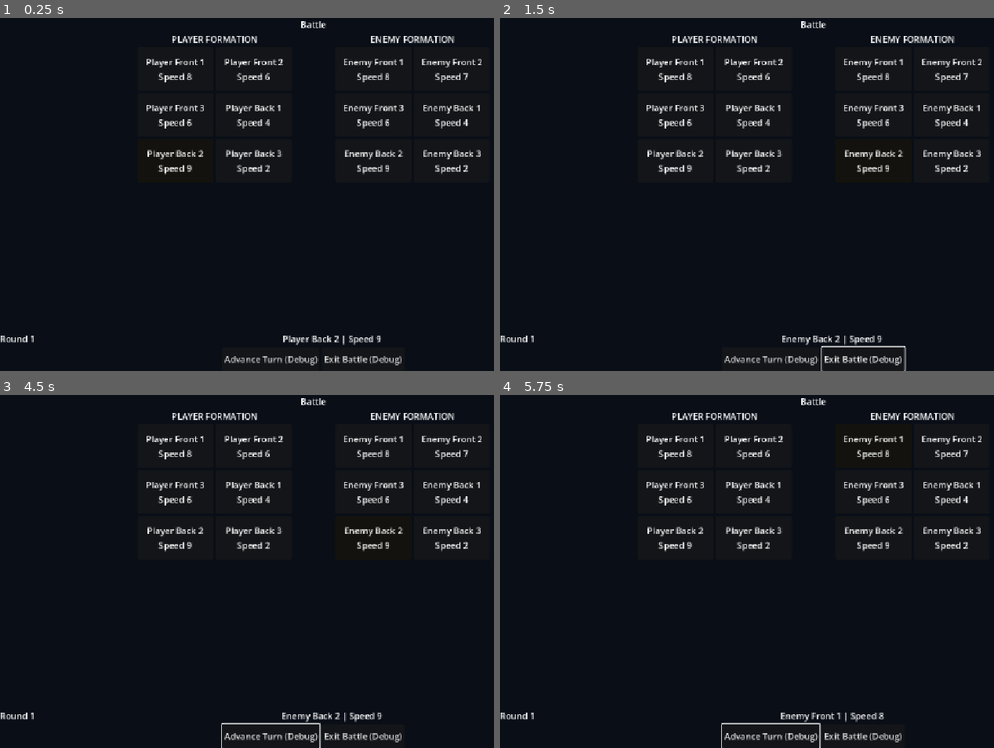
Above: before the commit, frames 1-4 (two rows, left to right).
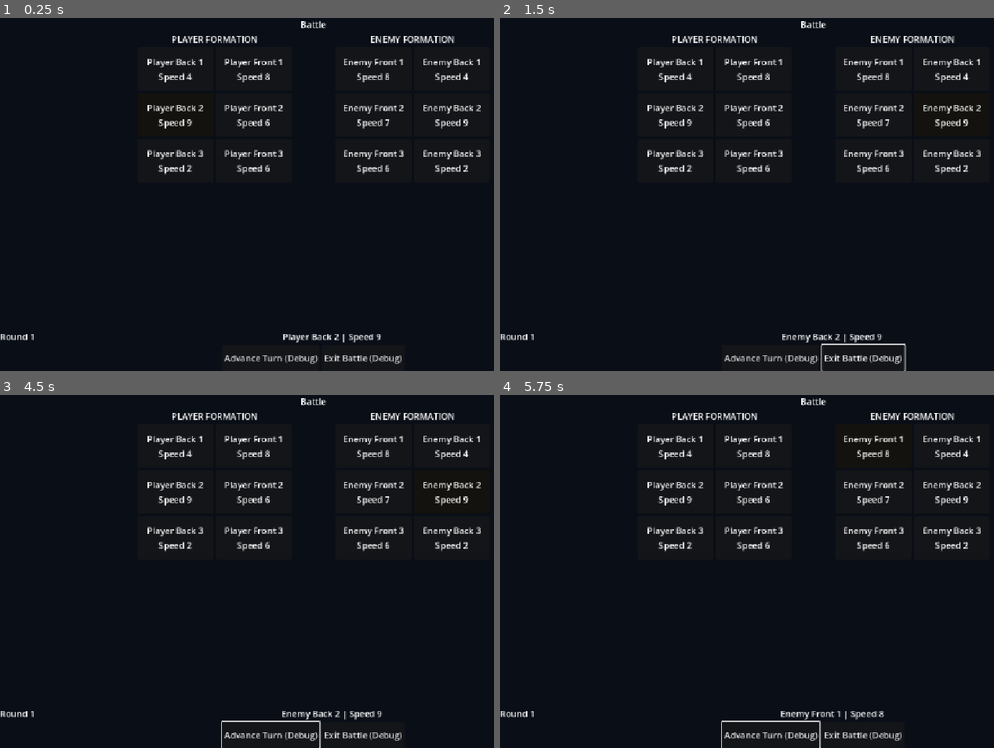
Above: after the commit, the same moments.

Repository: Poostaq/two-dimensional-experiment
Game: Godot game, scene res://Scenes/battle_arena.tscn
The game is run twice, just before and just after one commit, with the same random seed, the same clock (stepped at 60 frames per second) and the same inputs. This scene is started directly instead of the project's main scene.
Inputs (mouse positions are in pixels of both pictures, inside the frame that each line leads up to):
- Up to frame 1 (0.25 s): no input
- Up to frame 2 (1.5 s): click "Advance Turn (Debug)" at 0.5 s; tap Enter at 1.25, 1.35 s; move the mouse to (949, 176) at 1.27 s; hold Right from 1.28 s (still down); click (949, 176) at 1.42 s
- Up to frame 3 (4.5 s): tap Space at 1.52 s; move the mouse to (187, 589) at 2.02 s; release Right at 2.03 s; hold Down 2.03-2.78 s; tap Backspace at 2.1 s; click (187, 589) at 2.17 s; move the mouse to (375, 493) at 2.77 s; hold Right 2.78-3.53 s; tap Shift at 2.85 s; click (375, 493) at 2.92 s; move the mouse to (281, 642) at 3.52 s; hold Up 3.53-4.28 s; tap Ctrl at 3.6 s; click (281, 642) at 3.67 s; move the mouse to (outside the picture) at 4.27 s; hold Left from 4.28 s (still down); tap Alt at 4.35 s; click (outside the picture) at 4.42 s
- Up to frame 4 (5.75 s): keep holding Left; tap Space at 5, 5.27 s; move the mouse to (623, 518) at 5.02 s; tap Alt at 5.1 s; click (623, 518) at 5.17 s

The runs differ from the first frame. In frame 1, 1.8% of the frame differs, in the area x 0-98%, y 11-99%; in frame 2, 2.0%; in frame 3, 2.0%; in frame 4, 2.0%.

Commit message:
fix: align AC2.2 semantic formations

Diff:
--- a/Scenes/battle_arena.tscn
+++ b/Scenes/battle_arena.tscn
@@ -48,6 +48,27 @@
 layout_mode = 2
 columns = 2
 
+[node name="Slot3" type="PanelContainer" parent="Margin/VBox/Formations/PlayerSide/PlayerFormation" unique_id=1803951279]
+custom_minimum_size = Vector2(140, 80)
+layout_mode = 2
+tooltip_text = "Player Slot 4"
+
+[node name="UnitInfo" type="VBoxContainer" parent="Margin/VBox/Formations/PlayerSide/PlayerFormation/Slot3" unique_id=701319009]
+layout_mode = 2
+mouse_filter = 2
+alignment = 1
+
+[node name="UnitNameLabel" type="Label" parent="Margin/VBox/Formations/PlayerSide/PlayerFormation/Slot3/UnitInfo" unique_id=1766508917]
+layout_mode = 2
+text = "Unoccupied"
+horizontal_alignment = 1
+autowrap_mode = 2
+
+[node name="SpeedLabel" type="Label" parent="Margin/VBox/Formations/PlayerSide/PlayerFormation/Slot3/UnitInfo" unique_id=1357581283]
+layout_mode = 2
+text = "Speed —"
+horizontal_alignment = 1
+
 [node name="Slot0" type="PanelContainer" parent="Margin/VBox/Formations/PlayerSide/PlayerFormation" unique_id=1036836558]
 custom_minimum_size = Vector2(140, 80)
 layout_mode = 2
@@ -69,6 +90,27 @@
 text = "Speed —"
 horizontal_alignment = 1
 
+[node name="Slot4" type="PanelContainer" parent="Margin/VBox/Formations/PlayerSide/PlayerFormation" unique_id=1322027728]
+custom_minimum_size = Vector2(140, 80)
+layout_mode = 2
+tooltip_text = "Player Slot 5"
+
+[node name="UnitInfo" type="VBoxContainer" parent="Margin/VBox/Formations/PlayerSide/PlayerFormation/Slot4" unique_id=2142926801]
+layout_mode = 2
+mouse_filter = 2
+alignment = 1
+
+[node name="UnitNameLabel" type="Label" parent="Margin/VBox/Formations/PlayerSide/PlayerFormation/Slot4/UnitInfo" unique_id=1856227809]
+layout_mode = 2
+text = "Unoccupied"
+horizontal_alignment = 1
+autowrap_mode = 2
+
+[node name="SpeedLabel" type="Label" parent="Margin/VBox/Formations/PlayerSide/PlayerFormation/Slot4/UnitInfo" unique_id=307800924]
+layout_mode = 2
+text = "Speed —"
+horizontal_alignment = 1
+
 [node name="Slot1" type="PanelContainer" parent="Margin/VBox/Formations/PlayerSide/PlayerFormation" unique_id=1949479684]
 custom_minimum_size = Vector2(140, 80)
 layout_mode = 2
@@ -90,6 +132,27 @@
 text = "Speed —"
 horizontal_alignment = 1
 
+[node name="Slot5" type="PanelContainer" parent="Margin/VBox/Formations/PlayerSide/PlayerFormation" unique_id=1715924655]
+custom_minimum_size = Vector2(140, 80)
+layout_mode = 2
+tooltip_text = "Player Slot 6"
+
+[node name="UnitInfo" type="VBoxContainer" parent="Margin/VBox/Formations/PlayerSide/PlayerFormation/Slot5" unique_id=1466590877]
+layout_mode = 2
+mouse_filter = 2
+alignment = 1
+
+[node name="UnitNameLabel" type="Label" parent="Margin/VBox/Formations/PlayerSide/PlayerFormation/Slot5/UnitInfo" unique_id=1986994091]
+layout_mode = 2
+text = "Unoccupied"
+horizontal_alignment = 1
+autowrap_mode = 2
+
+[node name="SpeedLabel" type="Label" parent="Margin/VBox/Formations/PlayerSide/PlayerFormation/Slot5/UnitInfo" unique_id=1827802909]
+layout_mode = 2
+text = "Speed —"
+horizontal_alignment = 1
+
 [node name="Slot2" type="PanelContainer" parent="Margin/VBox/Formations/PlayerSide/PlayerFormation" unique_id=1507983800]
 custom_minimum_size = Vector2(140, 80)
 layout_mode = 2
@@ -107,69 +170,6 @@
 autowrap_mode = 2
 
 [node name="SpeedLabel" type="Label" parent="Margin/VBox/Formations/PlayerSide/PlayerFormation/Slot2/UnitInfo" unique_id=162289544]
-layout_mode = 2
-text = "Speed —"
-horizontal_alignment = 1
-
-[node name="Slot3" type="PanelContainer" parent="Margin/VBox/Formations/PlayerSide/PlayerFormation" unique_id=1803951279]
-custom_minimum_size = Vector2(140, 80)
-layout_mode = 2
-tooltip_text = "Player Slot 4"
-
-[node name="UnitInfo" type="VBoxContainer" parent="Margin/VBox/Formations/PlayerSide/PlayerFormation/Slot3" unique_id=701319009]
-layout_mode = 2
-mouse_filter = 2
-alignment = 1
-
-[node name="UnitNameLabel" type="Label" parent="Margin/VBox/Formations/PlayerSide/PlayerFormation/Slot3/UnitInfo" unique_id=1766508917]
-layout_mode = 2
-text = "Unoccupied"
-horizontal_alignment = 1
-autowrap_mode = 2
-
-[node name="SpeedLabel" type="Label" parent="Margin/VBox/Formations/PlayerSide/PlayerFormation/Slot3/UnitInfo" unique_id=1357581283]
-layout_mode = 2
-text = "Speed —"
-horizontal_alignment = 1
-
-[node name="Slot4" type="PanelContainer" parent="Margin/VBox/Formations/PlayerSide/PlayerFormation" unique_id=1322027728]
-custom_minimum_size = Vector2(140, 80)
-layout_mode = 2
-tooltip_text = "Player Slot 5"
-
-[node name="UnitInfo" type="VBoxContainer" parent="Margin/VBox/Formations/PlayerSide/PlayerFormation/Slot4" unique_id=2142926801]
-layout_mode = 2
-mouse_filter = 2
-alignment = 1
-
-[node name="UnitNameLabel" type="Label" parent="Margin/VBox/Formations/PlayerSide/PlayerFormation/Slot4/UnitInfo" unique_id=1856227809]
-layout_mode = 2
-text = "Unoccupied"
-horizontal_alignment = 1
-autowrap_mode = 2
-
-[node name="SpeedLabel" type="Label" parent="Margin/VBox/Formations/PlayerSide/PlayerFormation/Slot4/UnitInfo" unique_id=307800924]
-layout_mode = 2
-text = "Speed —"
-horizontal_alignment = 1
-
-[node name="Slot5" type="PanelContainer" parent="Margin/VBox/Formations/PlayerSide/PlayerFormation" unique_id=1715924655]
-custom_minimum_size = Vector2(140, 80)
-layout_mode = 2
-tooltip_text = "Player Slot 6"
-
-[node name="UnitInfo" type="VBoxContainer" parent="Margin/VBox/Formations/PlayerSide/PlayerFormation/Slot5" unique_id=1466590877]
-layout_mode = 2
-mouse_filter = 2
-alignment = 1
-
-[node name="UnitNameLabel" type="Label" parent="Margin/VBox/Formations/PlayerSide/PlayerFormation/Slot5/UnitInfo" unique_id=1986994091]
-layout_mode = 2
-text = "Unoccupied"
-horizontal_alignment = 1
-autowrap_mode = 2
-
-[node name="SpeedLabel" type="Label" parent="Margin/VBox/Formations/PlayerSide/PlayerFormation/Slot5/UnitInfo" unique_id=1827802909]
 layout_mode = 2
 text = "Speed —"
 horizontal_alignment = 1
@@ -212,6 +212,27 @@
 text = "Speed —"
 horizontal_alignment = 1
 
+[node name="Slot3" type="PanelContainer" parent="Margin/VBox/Formations/EnemySide/EnemyFormation" unique_id=1444131745]
+custom_minimum_size = Vector2(140, 80)
+layout_mode = 2
+tooltip_text = "Enemy Slot 4"
+
+[node name="UnitInfo" type="VBoxContainer" parent="Margin/VBox/Formations/EnemySide/EnemyFormation/Slot3" unique_id=380301555]
+layout_mode = 2
+mouse_filter = 2
+alignment = 1
+
+[node name="UnitNameLabel" type="Label" parent="Margin/VBox/Formations/EnemySide/EnemyFormation/Slot3/UnitInfo" unique_id=431740243]
+layout_mode = 2
+text = "Unoccupied"
+horizontal_alignment = 1
+autowrap_mode = 2
+
+[node name="SpeedLabel" type="Label" parent="Margin/VBox/Formations/EnemySide/EnemyFormation/Slot3/UnitInfo" unique_id=953065540]
+layout_mode = 2
+text = "Speed —"
+horizontal_alignment = 1
+
 [node name="Slot1" type="PanelContainer" parent="Margin/VBox/Formations/EnemySide/EnemyFormation" unique_id=1388062701]
 custom_minimum_size = Vector2(140, 80)
 layout_mode = 2
@@ -233,6 +254,27 @@
 text = "Speed —"
 horizontal_alignment = 1
 
+[node name="Slot4" type="PanelContainer" parent="Margin/VBox/Formations/EnemySide/EnemyFormation" unique_id=1898023519]
+custom_minimum_size = Vector2(140, 80)
+layout_mode = 2
+tooltip_text = "Enemy Slot 5"
+
+[node name="UnitInfo" type="VBoxContainer" parent="Margin/VBox/Formations/EnemySide/EnemyFormation/Slot4" unique_id=294158884]
+layout_mode = 2
+mouse_filter = 2
+alignment = 1
+
+[node name="UnitNameLabel" type="Label" parent="Margin/VBox/Formations/EnemySide/EnemyFormation/Slot4/UnitInfo" unique_id=1907956622]
+layout_mode = 2
+text = "Unoccupied"
+horizontal_alignment = 1
+autowrap_mode = 2
+
+[node name="SpeedLabel" type="Label" parent="Margin/VBox/Formations/EnemySide/EnemyFormation/Slot4/UnitInfo" unique_id=383984490]
+layout_mode = 2
+text = "Speed —"
+horizontal_alignment = 1
+
 [node name="Slot2" type="PanelContainer" parent="Margin/VBox/Formations/EnemySide/EnemyFormation" unique_id=1830338772]
 custom_minimum_size = Vector2(140, 80)
 layout_mode = 2
@@ -250,48 +292,6 @@
 autowrap_mode = 2
 
 [node name="SpeedLabel" type="Label" parent="Margin/VBox/Formations/EnemySide/EnemyFormation/Slot2/UnitInfo" unique_id=608055118]
-layout_mode = 2
-text = "Speed —"
-horizontal_alignment = 1
-
-[node name="Slot3" type="PanelContainer" parent="Margin/VBox/Formations/EnemySide/EnemyFormation" unique_id=1444131745]
-custom_minimum_size = Vector2(140, 80)
-layout_mode = 2
-tooltip_text = "Enemy Slot 4"
-
-[node name="UnitInfo" type="VBoxContainer" parent="Margin/VBox/Formations/EnemySide/EnemyFormation/Slot3" unique_id=380301555]
-layout_mode = 2
-mouse_filter = 2
-alignment = 1
-
-[node name="UnitNameLabel" type="Label" parent="Margin/VBox/Formations/EnemySide/EnemyFormation/Slot3/UnitInfo" unique_id=431740243]
-layout_mode = 2
-text = "Unoccupied"
-horizontal_alignment = 1
-autowrap_mode = 2
-
-[node name="SpeedLabel" type="Label" parent="Margin/VBox/Formations/EnemySide/EnemyFormation/Slot3/UnitInfo" unique_id=953065540]
-layout_mode = 2
-text = "Speed —"
-horizontal_alignment = 1
-
-[node name="Slot4" type="PanelContainer" parent="Margin/VBox/Formations/EnemySide/EnemyFormation" unique_id=1898023519]
-custom_minimum_size = Vector2(140, 80)
-layout_mode = 2
-tooltip_text = "Enemy Slot 5"
-
-[node name="UnitInfo" type="VBoxContainer" parent="Margin/VBox/Formations/EnemySide/EnemyFormation/Slot4" unique_id=294158884]
-layout_mode = 2
-mouse_filter = 2
-alignment = 1
-
-[node name="UnitNameLabel" type="Label" parent="Margin/VBox/Formations/EnemySide/EnemyFormation/Slot4/UnitInfo" unique_id=1907956622]
-layout_mode = 2
-text = "Unoccupied"
-horizontal_alignment = 1
-autowrap_mode = 2
-
-[node name="SpeedLabel" type="Label" parent="Margin/VBox/Formations/EnemySide/EnemyFormation/Slot4/UnitInfo" unique_id=383984490]
 layout_mode = 2
 text = "Speed —"
 horizontal_alignment = 1
@@ -339,11 +339,12 @@
 
 [node name="AdvanceTurnDebugButton" type="Button" parent="Margin/VBox/DebugControls" unique_id=402375055]
 unique_name_in_owner = true
+custom_minimum_size = Vector2(0, 48)
 layout_mode = 2
 text = "Advance Turn (Debug)"
 
 [node name="ExitBattleDebugButton" type="Button" parent="Margin/VBox/DebugControls" unique_id=2055668868]
 unique_name_in_owner = true
-custom_minimum_size = Vector2(0, 44)
+custom_minimum_size = Vector2(0, 48)
 layout_mode = 2
 text = "Exit Battle (Debug)"
--- a/Scripts/Battle/battle_arena.gd
+++ b/Scripts/Battle/battle_arena.gd
@@ -110,11 +110,11 @@
 
 
 func _assign_slot_metadata(formation: GridContainer, side: String) -> void:
-	var slots := _get_control_children(formation)
-	for index: int in slots.size():
-		slots[index].set_meta("side", side)
-		slots[index].set_meta("slot_index", index)
-		slots[index].set_meta("is_current_unit", false)
+	for slot: Control in _get_control_children(formation):
+		var slot_index := int(String(slot.name).trim_prefix("Slot"))
+		slot.set_meta("side", side)
+		slot.set_meta("slot_index", slot_index)
+		slot.set_meta("is_current_unit", false)
 
 
 func _refresh_context() -> void:
@@ -164,7 +164,10 @@
 	if not is_instance_valid(unit) or unit.slot_index < 0 or unit.slot_index >= SIDE_SLOT_COUNT:
 		return null
 	var slots: Array[Control] = get_player_slots() if unit.side == BattleUnitState.Side.PLAYER else get_enemy_slots()
-	return slots[unit.slot_index]
+	for slot: Control in slots:
+		if int(slot.get_meta("slot_index", -1)) == unit.slot_index:
+			return slot
+	return null
 
 
 func _on_advance_debug_pressed() -> void:
--- a/Tests/Battle/test_ac2_2_speed_order.gd
+++ b/Tests/Battle/test_ac2_2_speed_order.gd
@@ -15,8 +15,8 @@
 
 func _run() -> void:
 	_test_higher_speed_first()
-	_test_player_tie_order()
-	_test_enemy_tie_order()
+	await _test_player_tie_order()
+	await _test_enemy_tie_order()
 	_test_player_precedes_enemy_on_tie()
 	_test_mixed_fixture_order()
 	_test_rebuild_is_stable()
@@ -65,14 +65,31 @@
 	var units: Array[BattleUnitState] = []
 	for slot_index: int in range(5, -1, -1):
 		units.append(_unit(StringName("p%d" % slot_index), BattleUnitState.Side.PLAYER, slot_index, 5))
-	_assert(_ids(_build(units)) == [&"p0", &"p1", &"p2", &"p3", &"p4", &"p5"], "player tie order", "player slots must order 0 through 5")
+	var arena: Control = await _instantiate_arena()
+	var visual_order: Array[StringName] = _node_names(arena.call("get_player_slots") as Array[Control]) if arena != null else []
+	var correct: bool = _ids(_build(units)) == [&"p0", &"p1", &"p2", &"p3", &"p4", &"p5"] and visual_order == [&"Slot3", &"Slot0", &"Slot4", &"Slot1", &"Slot5", &"Slot2"]
+	_assert(correct, "player tie order", "queue must order 0..5 while visual rows are [3,0], [4,1], [5,2]")
+	if arena != null:
+		arena.queue_free()
 
 
 func _test_enemy_tie_order() -> void:
 	var units: Array[BattleUnitState] = []
 	for slot_index: int in range(5, -1, -1):
 		units.append(_unit(StringName("e%d" % slot_index), BattleUnitState.Side.ENEMY, slot_index, 5))
-	_assert(_ids(_build(units)) == [&"e0", &"e1", &"e2", &"e3", &"e4", &"e5"], "enemy tie order", "enemy slots must order 0 through 5")
+	var arena: Control = await _instantiate_arena()
+	var visual_order: Array[StringName] = _node_names(arena.call("get_enemy_slots") as Array[Control]) if arena != null else []
+	var correct: bool = _ids(_build(units)) == [&"e0", &"e1", &"e2", &"e3", &"e4", &"e5"] and visual_order == [&"Slot0", &"Slot3", &"Slot1", &"Slot4", &"Slot2", &"Slot5"]
+	_assert(correct, "enemy tie order", "queue must order 0..5 while visual rows are [0,3], [1,4], [2,5]")
+	if arena != null:
+		arena.queue_free()
+
+
+func _node_names(nodes: Array[Control]) -> Array[StringName]:
+	var names: Array[StringName] = []
+	for node: Control in nodes:
+		names.append(node.name)
+	return names
 
 
 func _test_player_precedes_enemy_on_tie() -> void:
